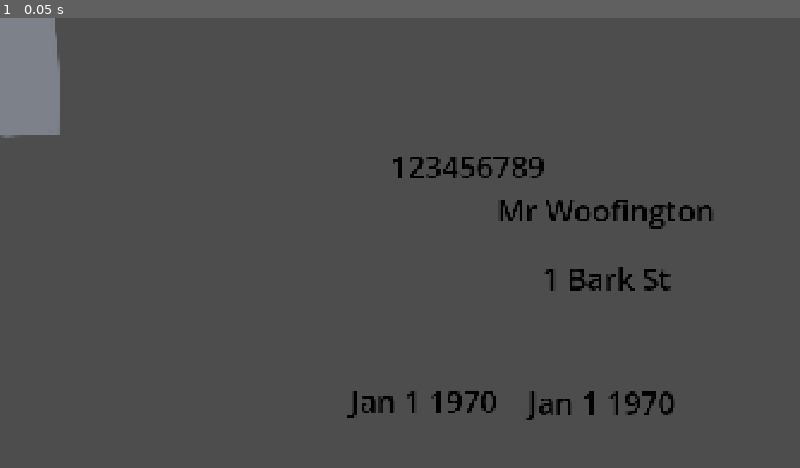
Above: before the commit, frame 1.
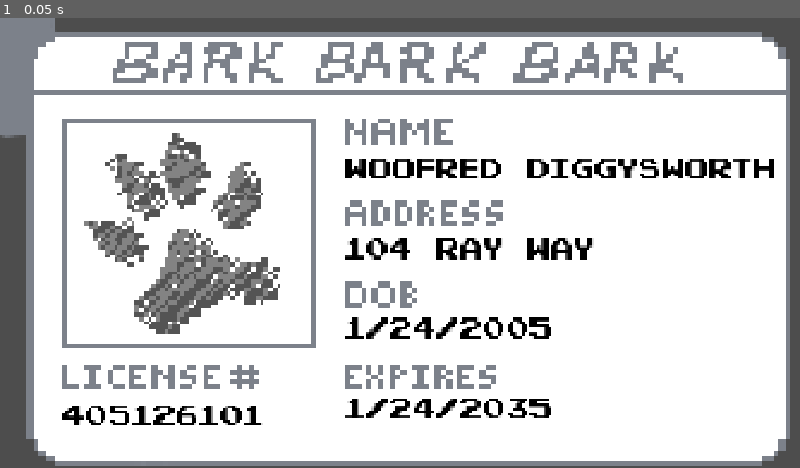
Above: after the commit, the same moment.

Repository: benjamin051000/ruff-night-out
Game: Godot game, scene res://tests/testidcheck.tscn
Same seed, same stepped clock (60 frames per second), same inputs: the game is played once before the commit and once after it. This scene is started directly instead of the project's main scene.
Inputs:
- Up to frame 1 (0.05 s): no input

The runs differ from the first frame. In frame 1, 89% of the frame differs, in the area x 3-99%, y 3-100%.
Error before the commit: Parse Error: Preload file "uid://dlxv2ryy4auyl" does not exist. (res://src/minigames/id_check.gd:74)

Commit message:
pawprint scaling fix

Diff:
--- a/project.godot
+++ b/project.godot
@@ -15,24 +15,12 @@
 config/features=PackedStringArray("4.7", "Mobile")
 config/icon="res://icon.svg"
 
-[audio]
-
-buses/default_bus_layout="uid://cty7waj42h2u6"
-
-[autoload]
-
-Global="*uid://bj517plvu23ec"
-
 [display]
 
 window/size/viewport_width=1920
 window/size/viewport_height=1080
 window/stretch/mode="canvas_items"
 window/stretch/aspect="expand"
-
-[editor]
-
-movie_writer/movie_file="/home/benjamin/src/ruff-night-out/movie.avi"
 
 [physics]
 
--- a/src/minigames/id_check.gd
+++ b/src/minigames/id_check.gd
@@ -13,7 +13,7 @@
 
 func make_address():
 	var streetnum = str(randi_range(100,999))
-	var streetname = street_names[(randi_range(0,9))]
+	var streetname = street_names[(randi_range(0,7))]
 	var address = streetnum + " " + streetname
 	return address
 
@@ -71,14 +71,12 @@
 		name = fake_dog_names.pop_back()
 		return name
 
-const PLACEHOLDER_REAL_PAWPRINT = preload("uid://dlxv2ryy4auyl")
-const PLACEHOLDER_FAKE_PAWPRINT = preload("uid://wqh44j6ocm3j")
 
-#func make_pawprint(dogtype):
-	#if dogtype == Guest.DogType.REAL:
-		#$Pawprint.Texture = PLACEHOLDER_REAL_PAWPRINT #placeholder
-	#else:
-		#$Pawprint.Texture = PLACEHOLDER_FAKE_PAWPRINT #placeholder
+func make_pawprint(dogtype):
+	if dogtype == Guest.DogType.REAL:
+		$Pawprint.texture = preload("res://assets/minigame/dogpaw2.png")
+	else:
+		$Pawprint.texture = preload("res://assets/minigame/fakepaw.png")
 
 func start_id_check_minigame(dogtype):
 	$Dogtype.text = Guest.DogType.keys()[dogtype]
@@ -87,7 +85,7 @@
 	$Address.text = make_address()
 	$Expires.text = make_expiration($DoB.text)
 	$IDnum.text = make_IDnum()
-#	$Pawprint.Texture = make_pawprint(dogtype)
+	make_pawprint(dogtype)
 
 
 func check_minigame_over():
--- a/src/minigames/id_check.tscn
+++ b/src/minigames/id_check.tscn
@@ -1,69 +1,76 @@
 [gd_scene format=3 uid="uid://cp8ahl3obc3ay"]
 
-[ext_resource type="Texture2D" uid="uid://huxoag0sas6w" path="res://assets/placeholder_licence.png" id="1_osh8r"]
 [ext_resource type="Script" uid="uid://b6eqbq2nb0g1w" path="res://src/minigames/id_check.gd" id="1_tnl2e"]
-[ext_resource type="Texture2D" uid="uid://dlxv2ryy4auyl" path="res://assets/placeholder_real_pawprint.png" id="3_tsa83"]
+[ext_resource type="Texture2D" uid="uid://dorhp8v6ks42x" path="res://assets/placeholder_px_licence.png" id="2_tnl2e"]
+[ext_resource type="FontFile" uid="uid://clagne0k6fidx" path="res://assets/PixelEmulator-xq08.ttf" id="3_tsa83"]
 
 [node name="IdCheck" type="Node2D" unique_id=315101865]
 position = Vector2(986, 541)
 script = ExtResource("1_tnl2e")
 
 [node name="Sprite2D" type="Sprite2D" parent="." unique_id=1859393844]
-position = Vector2(-3.8146973e-06, 0)
-scale = Vector2(0.5028299, 0.514232)
-texture = ExtResource("1_osh8r")
+position = Vector2(61.999992, 10.9999695)
+scale = Vector2(13.57037, 12.235293)
+texture = ExtResource("2_tnl2e")
 metadata/_edit_group_ = true
 
 [node name="Name" type="Label" parent="." unique_id=1043591681]
-offset_left = 279.0
-offset_top = -125.0
-offset_right = 1069.0
-offset_bottom = 21.0
+offset_left = -90.0
+offset_top = -229.0
+offset_right = 700.0
+offset_bottom = -83.0
 theme_override_colors/font_color = Color(0, 0, 0, 1)
+theme_override_fonts/font = ExtResource("3_tsa83")
 theme_override_font_sizes/font_size = 72
 text = "Mr Woofington"
 
 [node name="Address" type="Label" parent="." unique_id=1811364277]
-offset_left = 387.0
-offset_top = 38.0
-offset_right = 1177.0
-offset_bottom = 184.0
+offset_left = -90.0
+offset_top = -37.0
+offset_right = 700.0
+offset_bottom = 109.0
 theme_override_colors/font_color = Color(0, 0, 0, 1)
+theme_override_fonts/font = ExtResource("3_tsa83")
 theme_override_font_sizes/font_size = 72
 text = "1 Bark St"
 
 [node name="DoB" type="Label" parent="." unique_id=1958346582]
-offset_left = -73.0
-offset_top = 332.0
-offset_right = 717.0
-offset_bottom = 478.0
+offset_left = -90.0
+offset_top = 155.0
+offset_right = 700.0
+offset_bottom = 301.0
 theme_override_colors/font_color = Color(0, 0, 0, 1)
+theme_override_fonts/font = ExtResource("3_tsa83")
 theme_override_font_sizes/font_size = 72
 text = "Jan 1 1970"
 
 [node name="Expires" type="Label" parent="." unique_id=1971501610]
-offset_left = 354.0
-offset_top = 336.0
-offset_right = 1144.0
-offset_bottom = 482.0
+offset_left = -90.0
+offset_top = 347.0
+offset_right = 700.0
+offset_bottom = 493.0
 theme_override_colors/font_color = Color(0, 0, 0, 1)
+theme_override_fonts/font = ExtResource("3_tsa83")
 theme_override_font_sizes/font_size = 72
 text = "Jan 1 1970"
 
 [node name="IDnum" type="Label" parent="." unique_id=838176978]
-offset_left = 23.0
-offset_top = -231.0
-offset_right = 394.0
-offset_bottom = -30.0
+offset_left = -770.0
+offset_top = 363.0
+offset_right = -399.0
+offset_bottom = 564.0
 theme_override_colors/font_color = Color(0, 0, 0, 1)
+theme_override_fonts/font = ExtResource("3_tsa83")
 theme_override_font_sizes/font_size = 72
 text = "123456789
 "
 
 [node name="Dogtype" type="Label" parent="." unique_id=1602821932]
-offset_right = 40.0
-offset_bottom = 23.0
+offset_left = 766.0
+offset_top = 459.0
+offset_right = 806.0
+offset_bottom = 482.0
 
-[node name="PlaceholderRealPawprint" type="Sprite2D" parent="." unique_id=1896322340]
-position = Vector2(-442, -139)
-texture = ExtResource("3_tsa83")
+[node name="Pawprint" type="Sprite2D" parent="." unique_id=411199583]
+position = Vector2(-466.0001, -37.000046)
+scale = Vector2(10, 10)
--- a/tests/testidcheck.tscn
+++ b/tests/testidcheck.tscn
@@ -10,4 +10,4 @@
 [node name="Guest" parent="." unique_id=159835390 instance=ExtResource("2_14t44")]
 
 [node name="IdCheck" parent="." unique_id=315101865 instance=ExtResource("3_cuqtf")]
-position = Vector2(914, 538)
+position = Vector2(920, 544)
